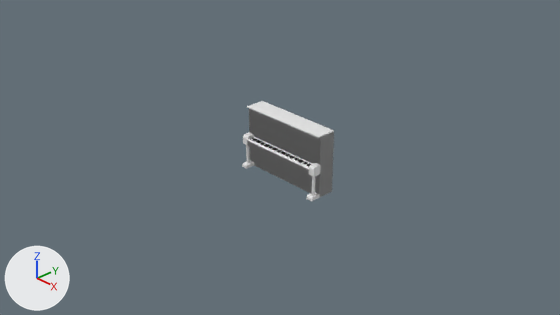
A saved change to the Blender file 3D/piano.blend.
Before and after are seen from the file's camera 'Camera'. Arrows for +X, +Y and +Z are at lower left; the lights stay in place.
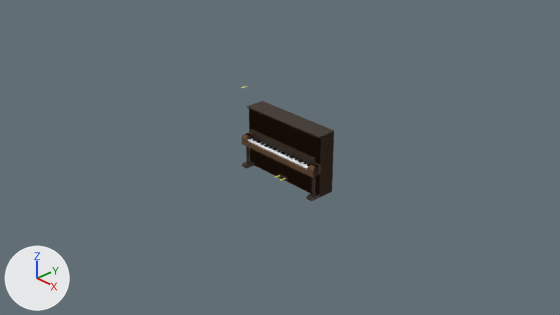
Commit message: Finished piano model

Location of each change, (x1, y1, x2, y2) in pixels of the pictures (560 x 315 px):
'Cube.002', recoloured
    both: (249, 109, 334, 197)
'Cube.004', recoloured (white to grey)
    both: (247, 101, 334, 138)
'Cap', added
    after: (249, 129, 315, 164)
'Cube', reshaped
    before: (247, 137, 312, 175)
    after: (246, 141, 307, 175)
'Sides', added
    after: (242, 133, 321, 178)
'Cube.001', reshaped, moved, rescaled
    before: (243, 133, 321, 177)
    after: (278, 173, 288, 180)
'Cube.003', recoloured
    both: (242, 160, 320, 201)
part 1 of me_cube_005, built on
    before: (247, 141, 309, 175)
    after: (246, 141, 307, 175)
part 2 of me_cube_005, recoloured
    before: (252, 137, 312, 164)
part 3 of me_cube_008, deleted
    before: (243, 133, 321, 177)

Diff of the bpy script that builds the scene:
```diff
--- a/3D/piano.blend.py
+++ b/3D/piano.blend.py
@@ me_cube_005 @@
 # used by ob_cube; location = (0.0, 0.0, -0.048); scale = (12.9, 1.0, -0.686)
 # verts and faces of me_cube_005; kept vertices keep their numbers, new ones are numbered from 28
-me_cube_005.from_pydata(...)  # 28 vertices, 21 faces; spans x -0.05..0.05, y -0.05..0.081, z -0.108..0.05
+me_cube_005.from_pydata(...)  # 32 vertices, 25 faces; spans x -0.05..0.05, y -0.079..0.081, z -0.108..0.05
+# me_cube_005 part 1
+delete_faces([(9, 14, 15, 10)])
+for new, old in zip([*range(28, 32)], [9, 10, 14, 15]): verts[new] = verts[old] + (0.0, -0.029, 0.0)
+faces += [(9, 28, 29, 10), (28, 30, 31, 29), (9, 14, 30, 28), (10, 29, 31, 15), (14, 15, 31, 30)]
+# me_cube_005 part 2: 20 faces spanning x -0.05..0.05, y -0.05..0.081, z -0.108..0.05 switch from no material to mat_wood (brown #60432a)
@@ me_cylinder @@
 me_cylinder.from_pydata(...)  # 96 vertices, 66 faces; spans x 0.673..0.722, y -0.026..0.024, z -0.401..-0.083
+me_cylinder.materials.append(mat_wooddarker)  # brown #362719
@@ me_cube_008 @@
-me_cube_008.from_pydata(...)  # 30 vertices, 24 faces; spans x 0.6478..0.7478, y -0.0501..0.0799, z -0.0821..0.0597
+me_cube_008.from_pydata(...)  # 8 vertices, 6 faces; spans x -0.05..0.05, y -0.05..0.05, z -0.05..0.05
+# me_cube_008 part 3: the whole mesh is rebuilt
+me_cube_008.materials.append(mat_wooddarker)  # brown #362719
@@ me_cube_009 @@
 me_cube_009.from_pydata(...)  # 24 vertices, 20 faces; spans x -0.05..0.05, y -0.05..0.05, z -0.05..0.05
+me_cube_009.materials.append(mat_wood)  # brown #60432a
@@ me_cube_010 @@
 me_cube_010.from_pydata(...)  # 16 vertices, 10 faces; spans x 0.642..0.742, y -0.081..0.083, z -0.46..-0.404
+me_cube_010.materials.append(mat_wooddarker)  # brown #362719
@@ me_cube_011 @@
 me_cube_011.from_pydata(...)  # 12 vertices, 10 faces; spans x -0.05..0.05, y -0.0597..0.05, z -0.05..0.05
+me_cube_011.materials.append(mat_wooddarker)  # brown #362719
@@ ob_cube_001 @@
 ob_cube_001 = bpy.data.objects.new('Cube.001', me_cube_008)
-ob_cube_001.location = (0.0, 0.0, 0.0)
+ob_cube_001.location = (-0.002, 0.078, -0.411)
+ob_cube_001.scale = (1.91, 0.158, 0.453)
 _m = ob_cube_001.modifiers.new('Mirror', 'MIRROR')
@@ ob_cap @@
+ob_cap = bpy.data.objects.new('Cap', me_cube_012)  # 34 vertices, 27 faces; spans x -0.05..0.05, y -0.161..0.0, z -0.215..0.05; in mat_wooddarker (brown #362719)
+ob_cap.location = (-0.002, 0.057, -0.007)
+ob_cap.rotation_euler = (-1.571, 0.0, 0.0)  # degrees (-90, 0, 0)
+ob_cap.scale = (13.0, 1.0, 0.277)
@@ ob_sides @@
+ob_sides = bpy.data.objects.new('Sides', me_cube_008_1)  # 60 vertices, 48 faces; spans x 0.648..0.748, y -0.079..0.08, z -0.082..0.06; in mat_wood (brown #60432a); modifiers MIRROR
+ob_sides.location = (0.0, 0.0, 0.0)
```
